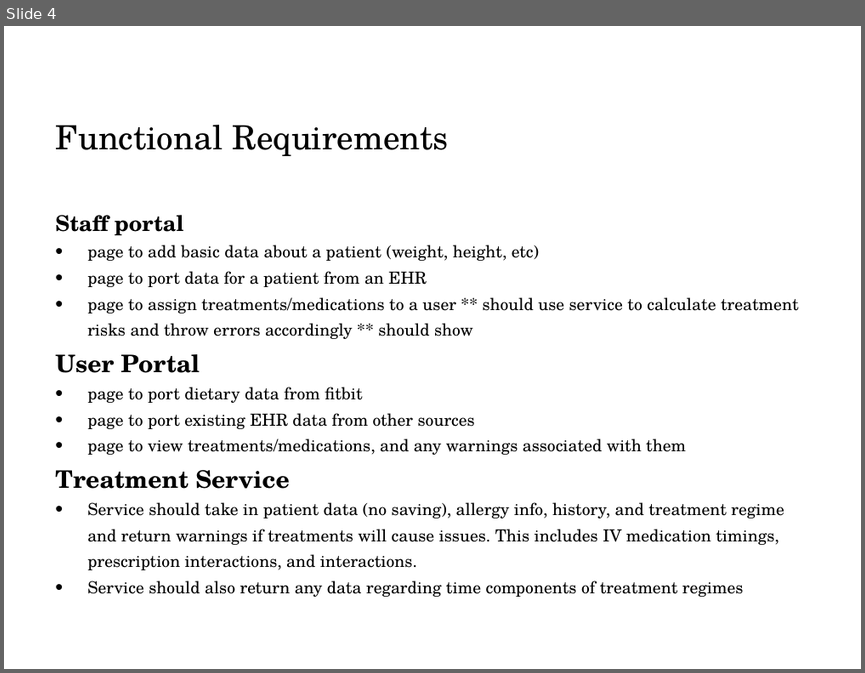
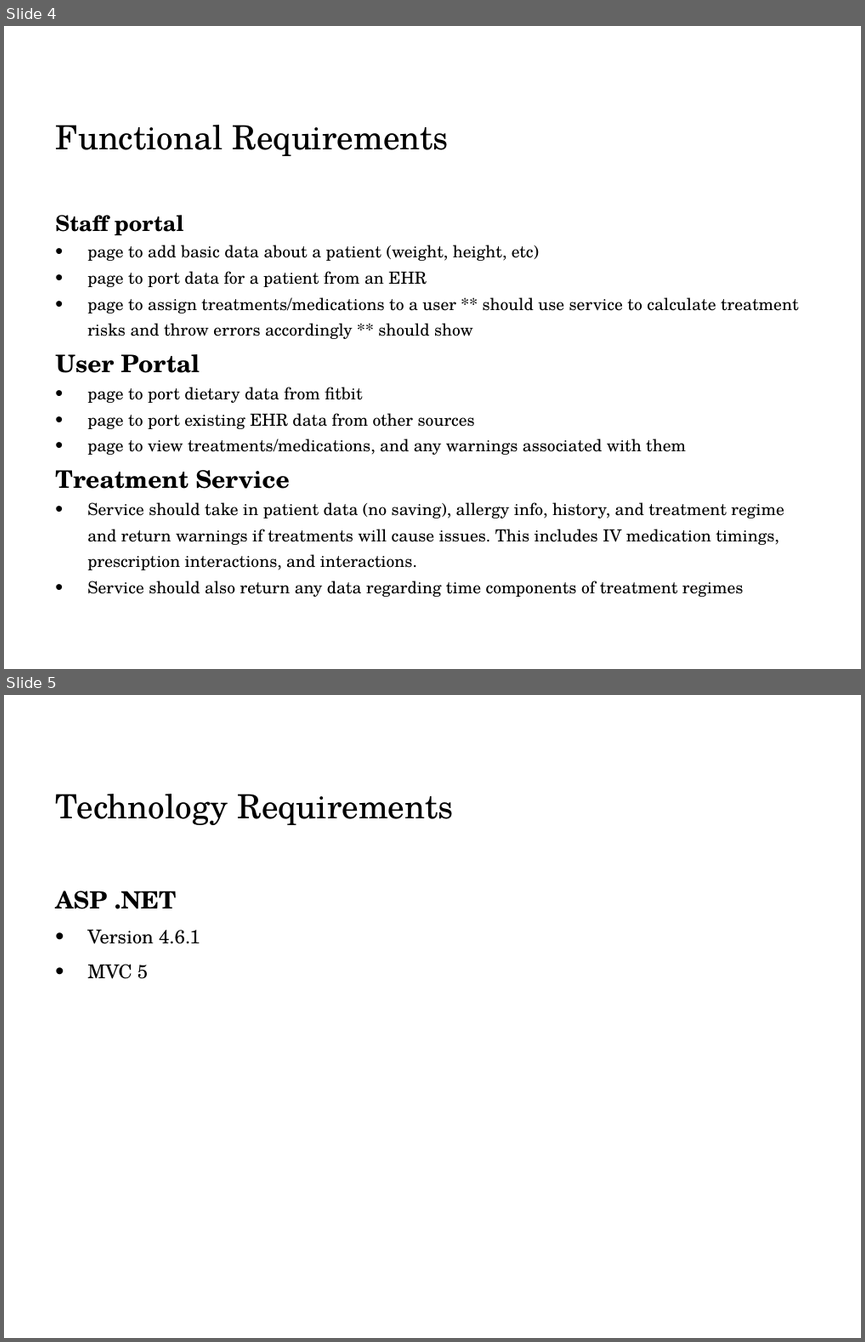
Before and after one commit to EhrgoHealth/CS6440, a slide deck: Project Status Report 1.pptx. Shown one above the other, each under a label of ours: slide 4 before the commit, slides 4 and 5 after it. The pictures are 865x673 and 865x1342 pixels, drawn with LibreOffice and Linux fonts; fonts in the diff are those of the drawing; background and template pictures are left out. Boxes give left, top, right and bottom in pixels: in the first picture for what was removed or moved away, otherwise in the second. Text is boxed around its words. In the diff, an @@ line names an element or a change of style, - is before the commit and + after.

```diff
--- a/Project Status Report 1.pptx
+++ b/Project Status Report 1.pptx
@@ slide 5 added at <box>4,695,861,1338</box>, background #FFFFFF @@
@@ title added at <box>55,794,454,825</box>, 28 pt, text #000000 @@
+Technology Requirements
@@ text added at <box>55,891,200,979</box>, 16 pt, text #000000 @@
+ASP .NET
+• Version 4.6.1
+• MVC 5
```
Also in this commit, not shown: 2 slides changed.
